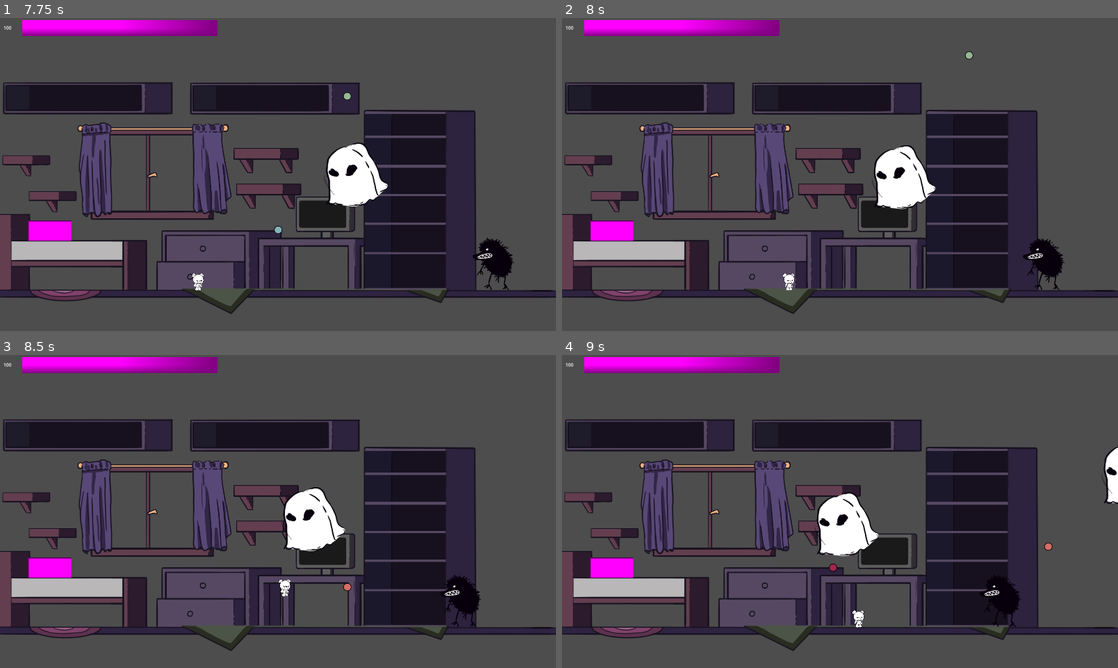
Above: before the commit, frames 1-4 (two rows, left to right).
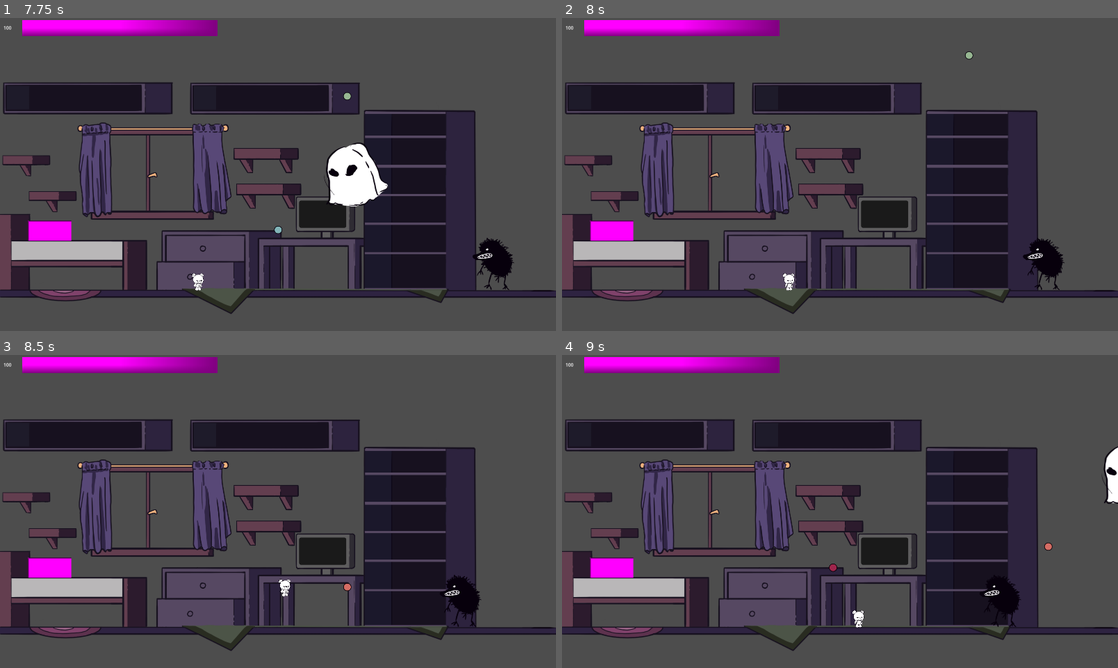
Above: after the commit, the same moments.

Repository: Karanval/CatStack
Game: Godot game, scene res://Scenes/GameOver/GameOver.tscn
Two runs of this game, one before a commit and one after it. Both use one fixed random seed, a clock stepped at 60 frames per second and the inputs below. This scene is started directly instead of the project's main scene.
Inputs (mouse positions are in pixels of both pictures, inside the frame that each line leads up to):
- Up to frame 1 (7.75 s): click "Restart" at 0.5 s; tap Enter at 1.25 s; move the mouse to (250, 237) at 1.27 s; press the mouse at (250, 237) at 1.28 s; hold D (Right) 1.28-2.78 s; tap Space (Jump) at 1.52, 2.27, 3.77, 4.52, 5.27, 6.77, 7.52 s; move the mouse to (444, 221) at 2.02 s; release the mouse at (444, 221) at 2.03 s; click (444, 221) at 2.1 s; move the mouse to (111, 127) at 2.77 s; press the mouse at (111, 127) at 2.78 s; hold A (Left) 2.78-5.03 s; move the mouse to (305, 174) at 3.52 s; release the mouse at (305, 174) at 3.53 s; click (305, 174) at 3.6 s; move the mouse to (194, 96) at 4.27 s; press the mouse at (194, 96) at 4.28 s; move the mouse to (400, 158) at 5.02 s; release the mouse at (400, 158) at 5.03 s; hold D (Right) from 5.03 s (still down); click (400, 158) at 5.1 s; move the mouse to (166, 190) at 5.77 s; press the mouse at (166, 190) at 5.78 s; move the mouse to (333, 105) at 6.52 s; release the mouse at (333, 105) at 6.53 s; click (333, 105) at 6.6 s; move the mouse to (250, 237) at 7.27 s; press the mouse at (250, 237) at 7.28 s
- Up to frame 2 (8 s): keep holding D (Right)
- Up to frame 3 (8.5 s): keep holding D (Right); move the mouse to (444, 558) at 8.02 s; release the mouse at (444, 558) at 8.03 s; click (444, 558) at 8.1 s; tap Space (Jump) at 8.27 s
- Up to frame 4 (9 s): move the mouse to (673, 464) at 8.77 s; release D (Right) at 8.78 s; press the mouse at (673, 464) at 8.78 s; hold A (Left) from 8.78 s (still down)

Frame 1 is identical in both runs. In frame 2, 1.6% of the frame differs, in the area x 55-68%, y 40-62%; in frame 3, 1.6%; in frame 4, 1.6%, in the area x 45-57%, y 43-65%.

Commit message:
Enable destroying monsters with bullets

Diff:
--- a/Scenes/Bullet/Bullet.gd
+++ b/Scenes/Bullet/Bullet.gd
@@ -19,5 +19,7 @@
 
 # Bullet hits a monster
 func _on_area_2d_body_entered(body: Node2D) -> void:
+	var monster := body as BaseMonster
+	monster.take_damage(DAMAGE)
 	emit_signal("damage_inflicted", body, DAMAGE)
-	queue_free()
+	call_deferred("queue_free")
--- a/Scenes/Bullet/Bullet.tscn
+++ b/Scenes/Bullet/Bullet.tscn
@@ -10,7 +10,7 @@
 [node name="Bullet" type="Node2D"]
 scale = Vector2(0.5, 0.5)
 script = ExtResource("1_jy0d1")
-DAMAGE = 1
+DAMAGE = 25
 SPEED = 1000
 
 [node name="Sprite2D" type="Sprite2D" parent="."]
--- a/Scenes/Monsters/BaseMonster.gd
+++ b/Scenes/Monsters/BaseMonster.gd
@@ -18,12 +18,14 @@
 
 var state := MonsterState.MOVING
 
+func take_damage(damage: int):
+	health -= damage
+	if health <= 0:
+		call_deferred("queue_free")
+
 func _physics_process(delta: float) -> void:
 	if state == MonsterState.MOVING:
 		move_and_collide(get_velocity(delta))
 
-func _on_area_2d_body_entered(_body: Node2D) -> void:
-	call_deferred("queue_free")
-
 func get_velocity(delta: float):
 	return Vector2(SPEED * speed_modifier * delta, 0)
--- a/Scenes/Monsters/BasicMonster.tscn
+++ b/Scenes/Monsters/BasicMonster.tscn
@@ -9,6 +9,7 @@
 
 [node name="BasicMonster" type="RigidBody2D" groups=["monsters"]]
 collision_layer = 4
+collision_mask = 17
 script = ExtResource("1_uvs0d")
 
 [node name="Sprite2D" type="Sprite2D" parent="."]
--- a/Scenes/Monsters/GhostMonster.tscn
+++ b/Scenes/Monsters/GhostMonster.tscn
@@ -9,6 +9,7 @@
 
 [node name="GhostMonster" type="RigidBody2D" groups=["monsters"]]
 collision_layer = 4
+collision_mask = 17
 gravity_scale = 0.0
 script = ExtResource("1_ltl8p")
 
